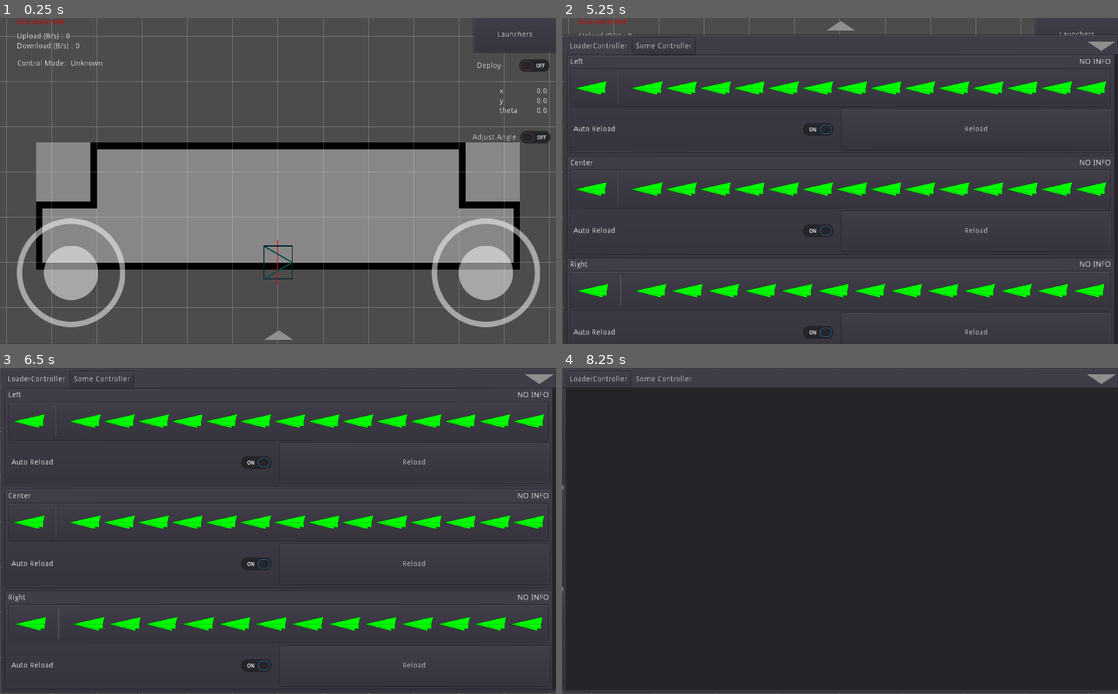
Above: before the commit, frames 1-4 (two rows, left to right).
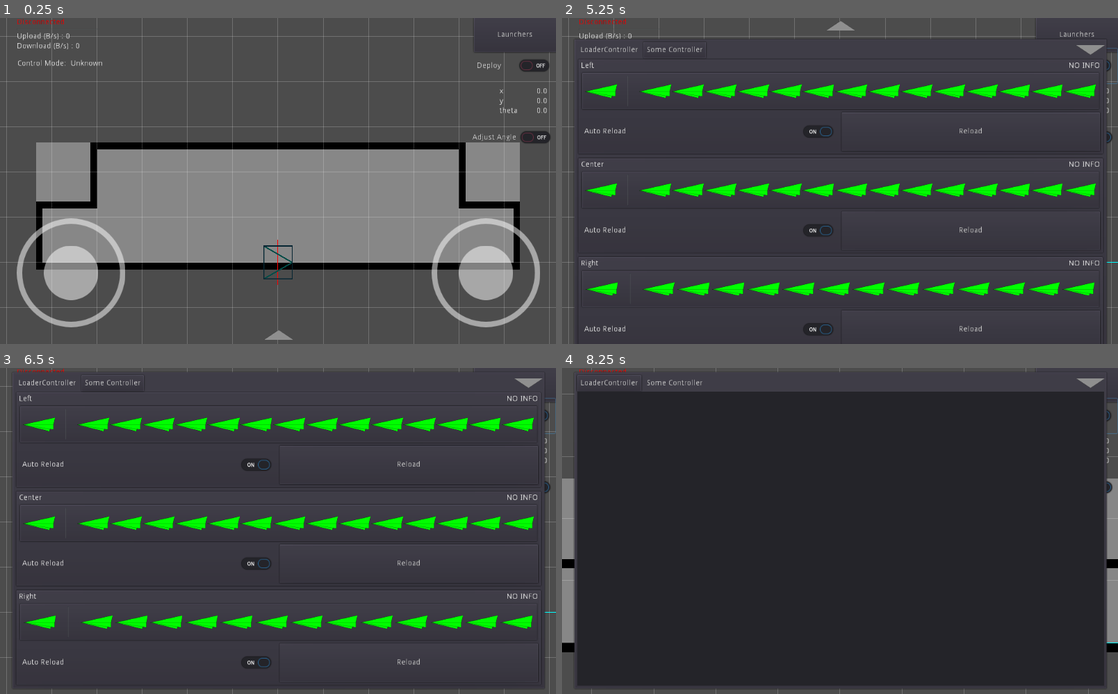
Above: after the commit, the same moments.

Repository: omuct-robotclub/nhk-2022-team-a-controller
Game: Godot game, scene res://scenes/main.tscn
Two runs of this game, one before a commit and one after it. Both use one fixed random seed, a clock stepped at 60 frames per second and the inputs below.
Inputs (mouse positions are in pixels of both pictures, inside the frame that each line leads up to):
- Up to frame 1 (0.25 s): no input
- Up to frame 2 (5.25 s): click "Launchers" at 0.5 s; click "Left" at 1.25 s; click "Center" at 2 s; click "Right" at 2.75 s; click "Deploy" at 3.5 s; click "Adjust Angle" at 4.25 s; click (840, 334) at 5 s
- Up to frame 3 (6.5 s): click "LoaderController" at 5.75 s
- Up to frame 4 (8.25 s): click "Some Controller" at 6.5 s; tap Enter at 7.25 s; move the mouse to (962, 514) at 7.27 s; hold Right (ui_right) 7.28-8 s; hold Mouse wheel up (zoom_in) 7.28-8 s; click (962, 514) at 7.42 s; tap Space at 8 s; drag from (728, 547) to (812, 596) at 8.02 s

The runs differ from the first frame. In frame 2, 9.3% of the frame differs, in the area x 0-100%, y 5-100%; in frame 3, 9.6%, in the area x 0-100%, y 0-100%; in frame 4, 6.6%.

Commit message:
adjust margin

Diff:
--- a/scenes/control_panel.tscn
+++ b/scenes/control_panel.tscn
@@ -66,36 +66,42 @@
 expand = true
 stretch_mode = 3
 
-[node name="PanelContainer" type="PanelContainer" parent="."]
-anchor_right = 1.0
-anchor_bottom = 1.0
+[node name="MarginContainer" type="MarginContainer" parent="."]
+margin_left = 20.0
+margin_top = 7.0
+margin_right = 1004.0
+margin_bottom = 593.0
 
-[node name="TabControlPanel" type="VBoxContainer" parent="PanelContainer"]
+[node name="PanelContainer" type="PanelContainer" parent="MarginContainer"]
+margin_right = 984.0
+margin_bottom = 586.0
+
+[node name="TabControlPanel" type="VBoxContainer" parent="MarginContainer/PanelContainer"]
 unique_name_in_owner = true
 margin_left = 7.0
 margin_top = 7.0
-margin_right = 1017.0
-margin_bottom = 593.0
+margin_right = 977.0
+margin_bottom = 579.0
 size_flags_horizontal = 3
 size_flags_vertical = 3
 custom_constants/separation = 0
 
-[node name="PanelContainer" type="PanelContainer" parent="PanelContainer/TabControlPanel"]
-margin_right = 1010.0
+[node name="PanelContainer" type="PanelContainer" parent="MarginContainer/PanelContainer/TabControlPanel"]
+margin_right = 970.0
 margin_bottom = 30.0
 custom_styles/panel = SubResource( 4 )
 
-[node name="HBoxContainer" type="HBoxContainer" parent="PanelContainer/TabControlPanel/PanelContainer"]
-margin_right = 1010.0
+[node name="HBoxContainer" type="HBoxContainer" parent="MarginContainer/PanelContainer/TabControlPanel/PanelContainer"]
+margin_right = 970.0
 margin_bottom = 30.0
 
-[node name="Tabs" type="HBoxContainer" parent="PanelContainer/TabControlPanel/PanelContainer/HBoxContainer"]
+[node name="Tabs" type="HBoxContainer" parent="MarginContainer/PanelContainer/TabControlPanel/PanelContainer/HBoxContainer"]
 unique_name_in_owner = true
 margin_right = 237.0
 margin_bottom = 30.0
 rect_min_size = Vector2( 0, 30 )
 
-[node name="Button" type="Button" parent="PanelContainer/TabControlPanel/PanelContainer/HBoxContainer/Tabs"]
+[node name="Button" type="Button" parent="MarginContainer/PanelContainer/TabControlPanel/PanelContainer/HBoxContainer/Tabs"]
 margin_right = 118.0
 margin_bottom = 30.0
 focus_mode = 0
@@ -103,7 +109,7 @@
 text = "LoaderController"
 flat = true
 
-[node name="Button2" type="Button" parent="PanelContainer/TabControlPanel/PanelContainer/HBoxContainer/Tabs"]
+[node name="Button2" type="Button" parent="MarginContainer/PanelContainer/TabControlPanel/PanelContainer/HBoxContainer/Tabs"]
 margin_left = 122.0
 margin_right = 237.0
 margin_bottom = 30.0
@@ -111,10 +117,10 @@
 enabled_focus_mode = 0
 text = "Some Controller"
 
-[node name="CloseButton" type="TextureButton" parent="PanelContainer/TabControlPanel/PanelContainer/HBoxContainer"]
+[node name="CloseButton" type="TextureButton" parent="MarginContainer/PanelContainer/TabControlPanel/PanelContainer/HBoxContainer"]
 unique_name_in_owner = true
-margin_left = 960.0
-margin_right = 1010.0
+margin_left = 920.0
+margin_right = 970.0
 margin_bottom = 30.0
 rect_min_size = Vector2( 50, 30 )
 focus_mode = 0
@@ -125,28 +131,29 @@
 stretch_mode = 3
 flip_v = true
 
-[node name="ScrollTabContainer" type="Container" parent="PanelContainer/TabControlPanel"]
+[node name="ScrollTabContainer" type="Container" parent="MarginContainer/PanelContainer/TabControlPanel"]
 unique_name_in_owner = true
 margin_top = 30.0
-margin_right = 1010.0
-margin_bottom = 586.0
+margin_right = 970.0
+margin_bottom = 572.0
 size_flags_horizontal = 3
 size_flags_vertical = 3
 script = ExtResource( 4 )
 transition_speed = 0.2
+separation = 50.0
 
-[node name="LoaderControlPanel" parent="PanelContainer/TabControlPanel/ScrollTabContainer" instance=ExtResource( 3 )]
+[node name="LoaderControlPanel" parent="MarginContainer/PanelContainer/TabControlPanel/ScrollTabContainer" instance=ExtResource( 3 )]
 margin_left = 0.0
 margin_top = 0.0
-margin_right = 1010.0
-margin_bottom = 556.0
+margin_right = 970.0
+margin_bottom = 542.0
 
-[node name="Panel2" type="Panel" parent="PanelContainer/TabControlPanel/ScrollTabContainer"]
-margin_left = 1010.0
-margin_right = 2020.0
-margin_bottom = 556.0
+[node name="Panel" type="Panel" parent="MarginContainer/PanelContainer/TabControlPanel/ScrollTabContainer"]
+margin_left = 1020.0
+margin_right = 1990.0
+margin_bottom = 542.0
 
-[node name="Panel" type="Panel" parent="PanelContainer/TabControlPanel/ScrollTabContainer"]
-margin_left = 2020.0
-margin_right = 3030.0
-margin_bottom = 556.0
+[node name="Panel2" type="Panel" parent="MarginContainer/PanelContainer/TabControlPanel/ScrollTabContainer"]
+margin_left = 2040.0
+margin_right = 3010.0
+margin_bottom = 542.0
--- a/scripts/scroll_tab_container.gd
+++ b/scripts/scroll_tab_container.gd
@@ -4,6 +4,7 @@
 
 export var current_tab := 0 setget set_current_tab
 export var transition_speed := 0.1
+export var separation := 1.0
 
 var _current_tab := float(current_tab)
 var _tween: SceneTreeTween
@@ -29,7 +30,7 @@
     _current_tab = t
 
     for i in children.size():
-        var offset = get_rect().size.x * (i - t)
+        var offset = (get_rect().size.x + separation) * (i - t)
         var c := children[i] as Control
         c.rect_rotation = 0
         c.rect_position.x = offset
